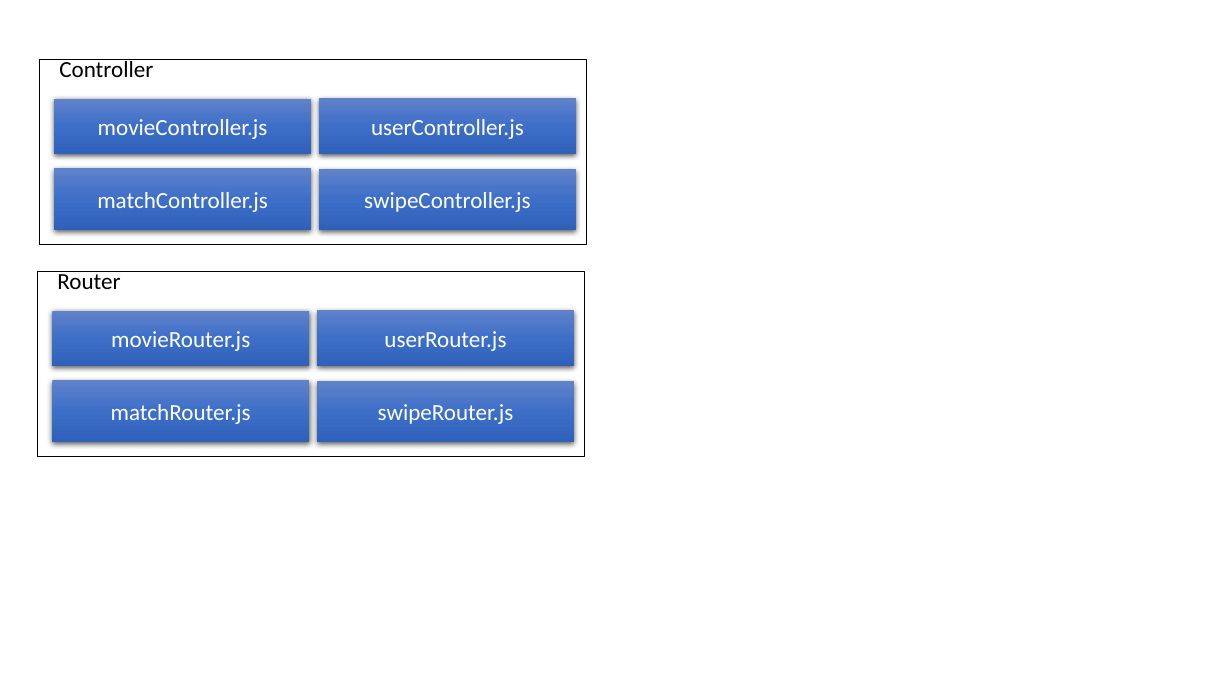
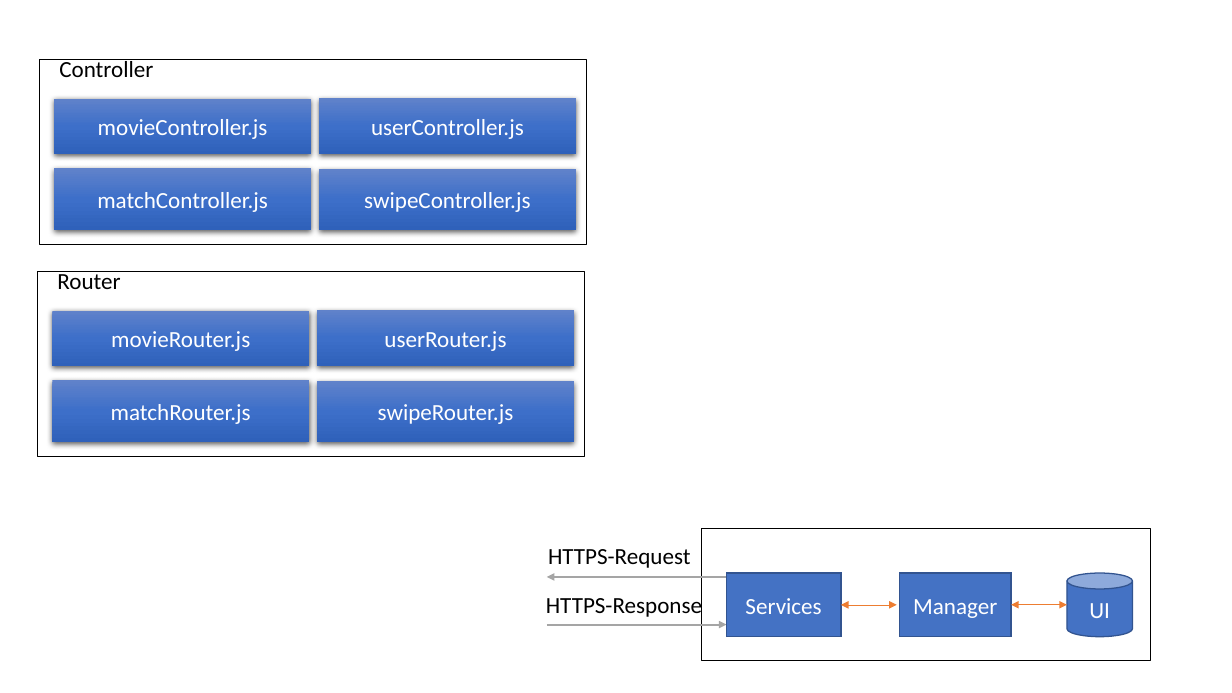
Before and after one commit to VincentSchreck/Dokumentation_Studienarbeit, a slide deck: slide 2 of images/backendstruktur.pptx. Drawn at 1232x693 pixels with LibreOffice and Linux fonts; fonts in the diff are those of the drawing. Boxes give left, top, right and bottom in pixels: in the first picture for what was removed or moved away, otherwise in the second. Text is boxed around its words. In the diff, an @@ line names an element or a change of style, - is before the commit and + after.

```diff
--- a/images/backendstruktur.pptx
+++ b/images/backendstruktur.pptx
@@ rectangle added at box(702, 529, 1151, 661), outline #000000 0.75 pt @@
@@ text added at box(548, 549, 691, 568), 18 pt, text #000000 @@
+HTTPS-Request
@@ text added at box(546, 594, 702, 620), 18 pt, text #000000 @@
+HTTPS-Response
@@ arrow added from (728, 577) to (547, 577), #A5A5A5 1.5 pt @@
@@ rectangle added at box(726, 573, 841, 637), fill #4472C4, outline #325491 1 pt, 18 pt, text #FFFFFF @@
+Services
@@ rectangle added at box(900, 573, 1012, 637), fill #4472C4, outline #325491 1 pt, 18 pt, text #FFFFFF @@
+Manager
@@ cylinder added at box(1067, 573, 1133, 637), fill #4472C4, outline #325491 1 pt, 18 pt, text #FFFFFF @@
+UI
@@ arrow added from (547, 625) to (726, 625), #A5A5A5 1.5 pt @@
@@ double arrow added from (841, 605) to (897, 605), #ED7D31 0.5 pt @@
@@ double arrow added from (1011, 605) to (1067, 605), #ED7D31 0.5 pt @@
```
Also in this commit, not shown: 17 other files.
